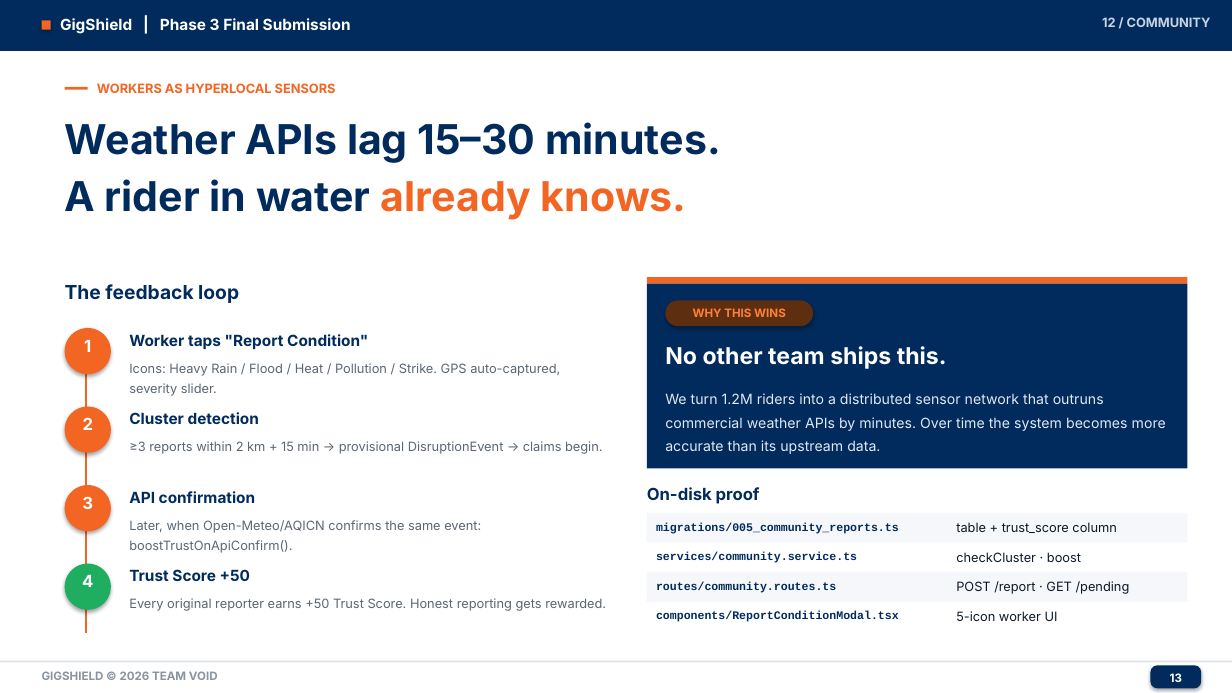
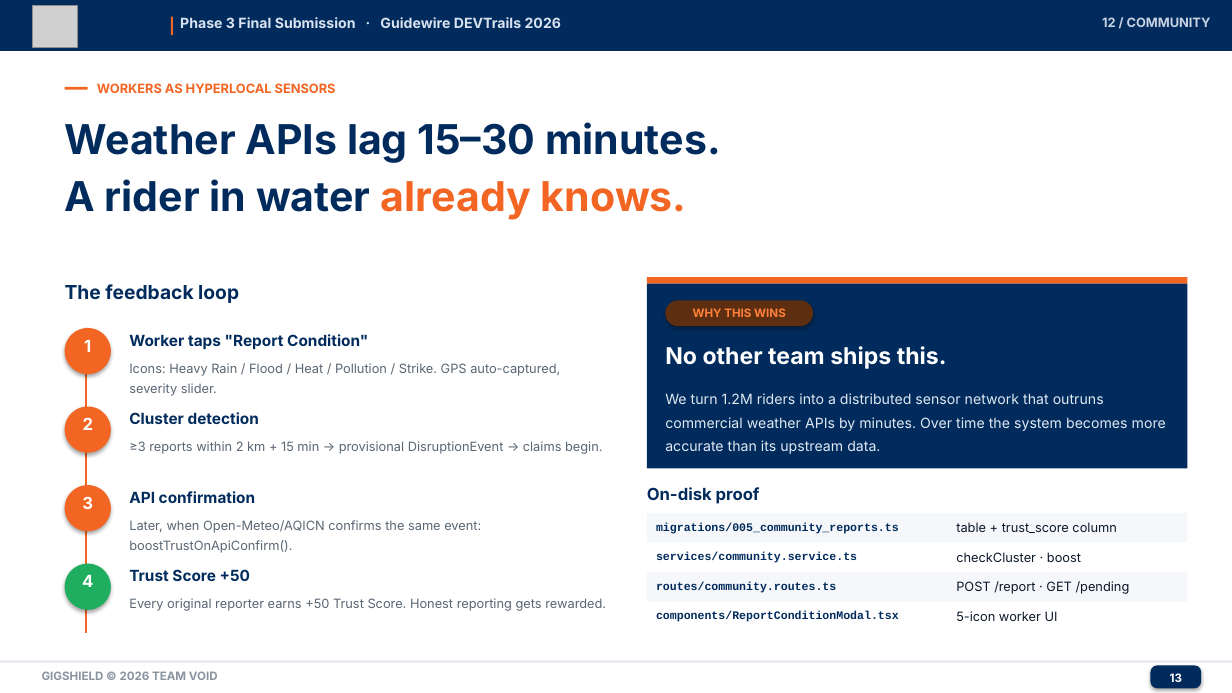
Before and after one commit to uroy80/TeamVoid-Guidewire-Devtrails, a slide deck: slide 13 of docs/pitch-deck/gigshield-pitch.pptx. Drawn at 1232x693 pixels with LibreOffice and Linux fonts; fonts in the diff are those of the drawing; grey boxes stand for pictures. Boxes give left, top, right and bottom in pixels: in the first picture for what was removed or moved away, otherwise in the second. Text is boxed around its words. In the diff, an @@ line names an element or a change of style, - is before the commit and + after.

Commit message:
Use real GigShield logo throughout pitch deck
PPTX (build_pptx.py):
  - New add_logo() helper reads assets/gigshield{,-dark}.png and inserts
    as a picture with aspect-preserving height.
  - Title slide: replaces the orange 'G' rounded-square placeholder with
    the white-on-dark logo at 1.0" height, top-left.
  - Every content slide chrome: drops the orange dot in favour of the
    white logo in the navy header bar, alongside an orange divider and
    the 'Phase 3 Final Submission · Guidewire DEVTrails 2026' label.
  - Thank-you slide: big centered logo (1.35" high) above 'Thank you.';
    title + tagline + link cards compacted to fit.

HTML (gigshield-pitch.html):
  - Matching changes for parity — <img> tags for title block, every
    header brand, and the outro, served from assets/gigshield-dark.png.

assets/ folder copies the two logo variants from
packages/frontend/public/logos so the deck ships as a self-contained
artifact you can zip and share.

```diff
--- a/docs/pitch-deck/gigshield-pitch.pptx
+++ b/docs/pitch-deck/gigshield-pitch.pptx
@@ picture added at (32, 6, 77, 47) @@
@@ rectangle: place and size @@
-rectangle at (42, 20, 51, 30)
+rectangle at (171, 17, 173, 35)
@@ rectangle at (171, 17, 173, 35): shadow off @@
@@ text at (180, 17, 561, 28): text changed; size 12 to 11 pt; text colour #FFFFFF to #D8E2F0 @@
-GigShield | Phase 3 Final Submission
+Phase 3 Final Submission · Guidewire DEVTrails 2026
```
Also in this commit, not shown: 17 other slides changed, 4 other files.
